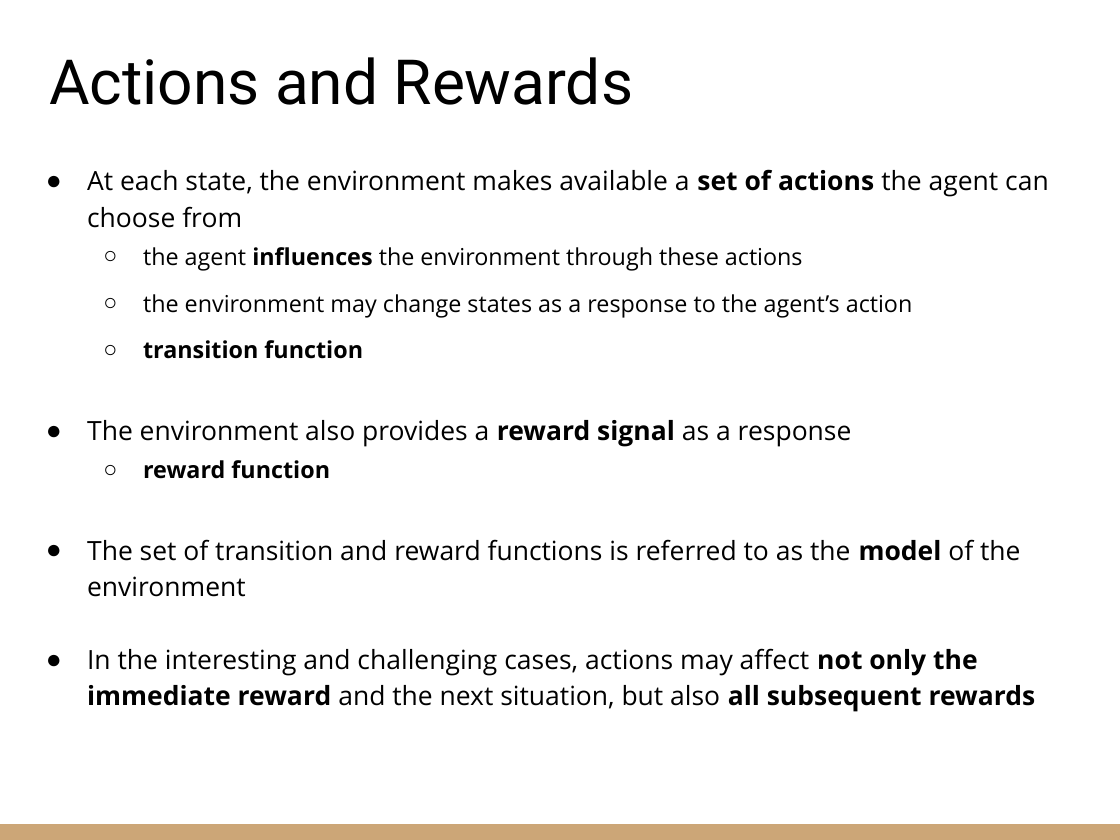
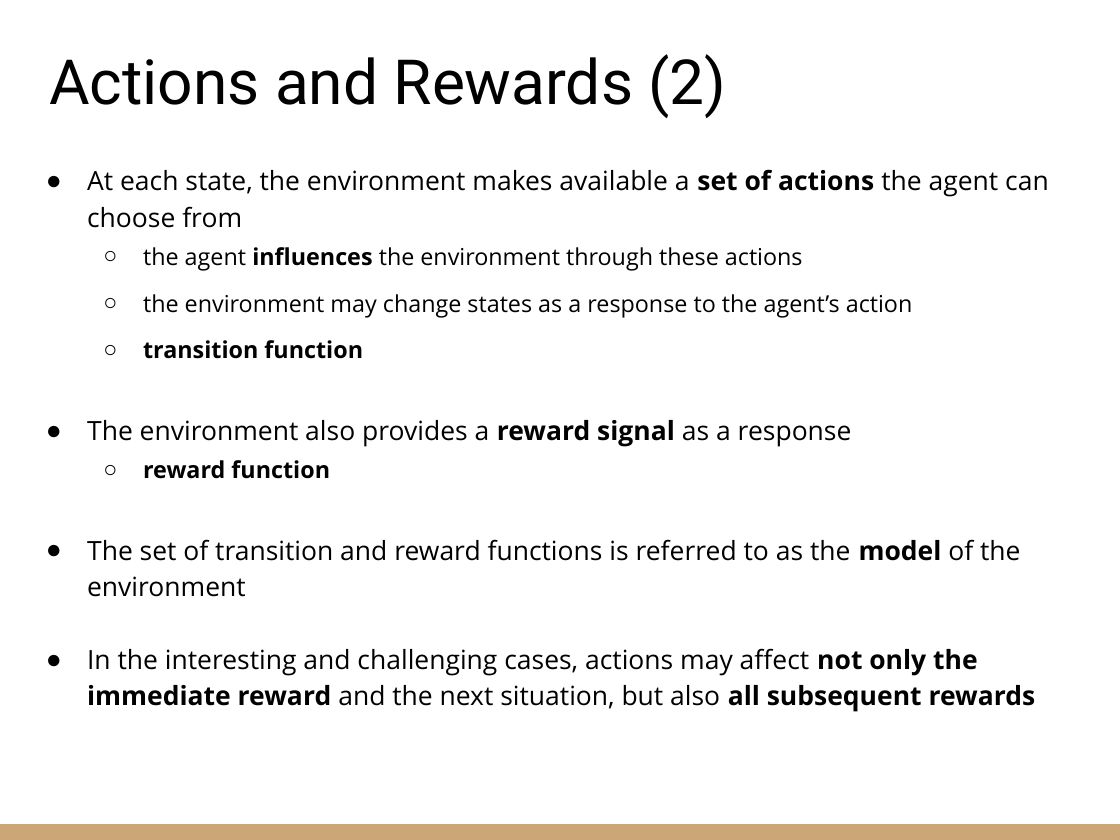
Before and after one commit to riccardoberta/reinforcement-learning, a slide deck: slide 8 of 02 - The RL Problem/slides.pptx (slide 6 before the commit). Drawn at 1120x840 pixels with LibreOffice and Linux fonts; fonts in the diff are those of the drawing. Boxes give left, top, right and bottom in pixels: in the first picture for what was removed or moved away, otherwise in the second. Text is boxed around its words. In the diff, an @@ line names an element or a change of style, - is before the commit and + after.

```diff
--- a/02 - The RL Problem/slides.pptx
+++ b/02 - The RL Problem/slides.pptx
@@ title at [49, 54, 726, 118]: text changed @@
-Actions and Rewards
+Actions and Rewards (2)
```
Also in this commit, not shown: 11 other slides changed, 10 slides added, 7 slides removed, 1 other file.
